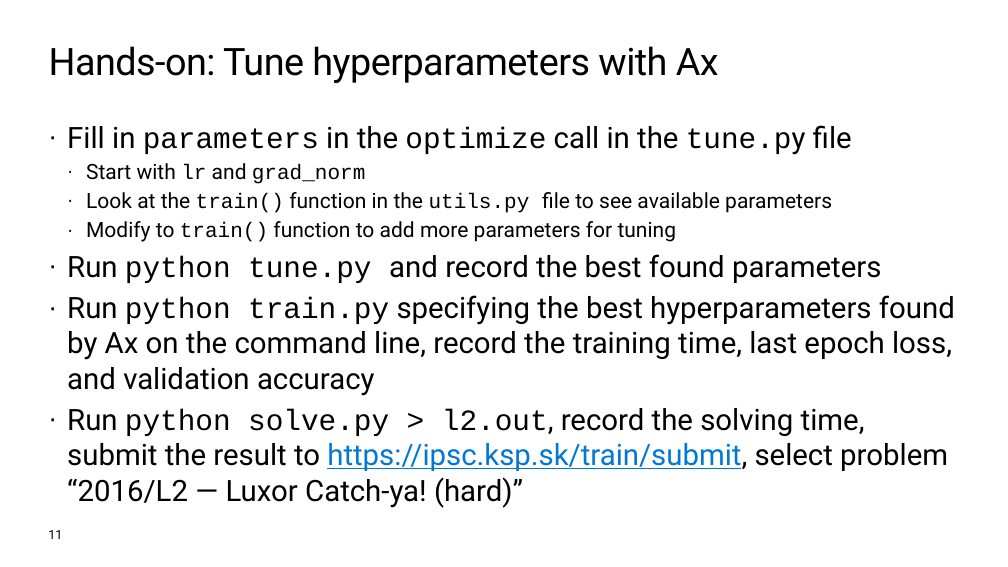
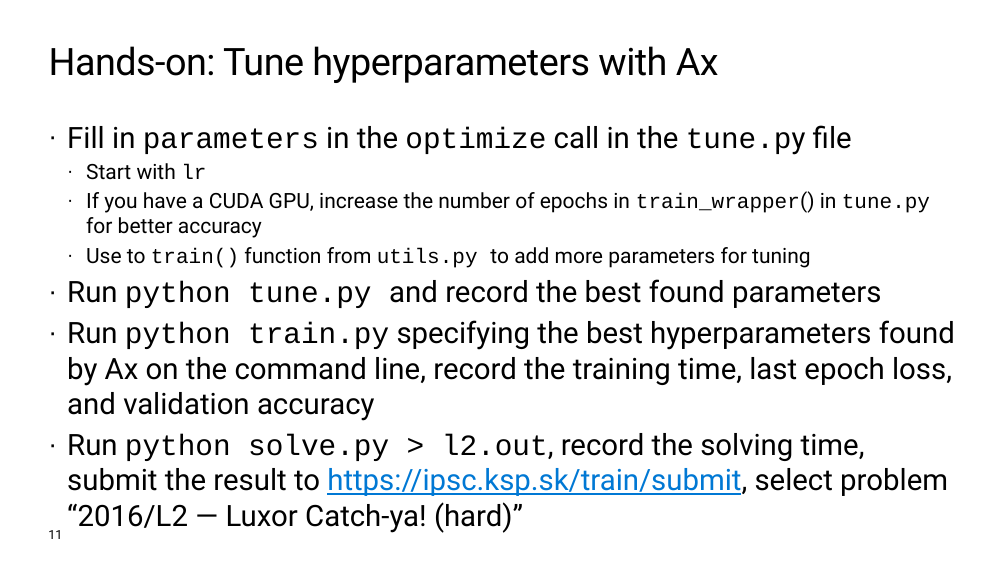
Before and after one commit to microsoft/pytorch-luxor-lab, a slide deck: slide 11 of fall2019mlads.pptx. Drawn at 1008x567 pixels with LibreOffice and Linux fonts; fonts in the diff are those of the drawing; background and template pictures are left out. Boxes give left, top, right and bottom in pixels: in the first picture for what was removed or moved away, otherwise in the second. Text is boxed around its words. In the diff, an @@ line names an element or a change of style, - is before the commit and + after.

Commit message:
Small presentation fixes

```diff
--- a/fall2019mlads.pptx
+++ b/fall2019mlads.pptx
@@ text at (x1=86, y1=163, x2=930, y2=268): text changed @@
-  · Start with lr and grad_norm
-  · Look at the train() function in the utils.py file to see available parameters
-  · Modify to train() function to add more parameters for tuning
+  · Start with lr
+  · If you have a CUDA GPU, increase the number of epochs in train_wrapper() in tune.py for better accuracy
+  · Use to train() function from utils.py to add more parameters for tuning
```
Also in this commit, not shown: 2 other slides changed.
